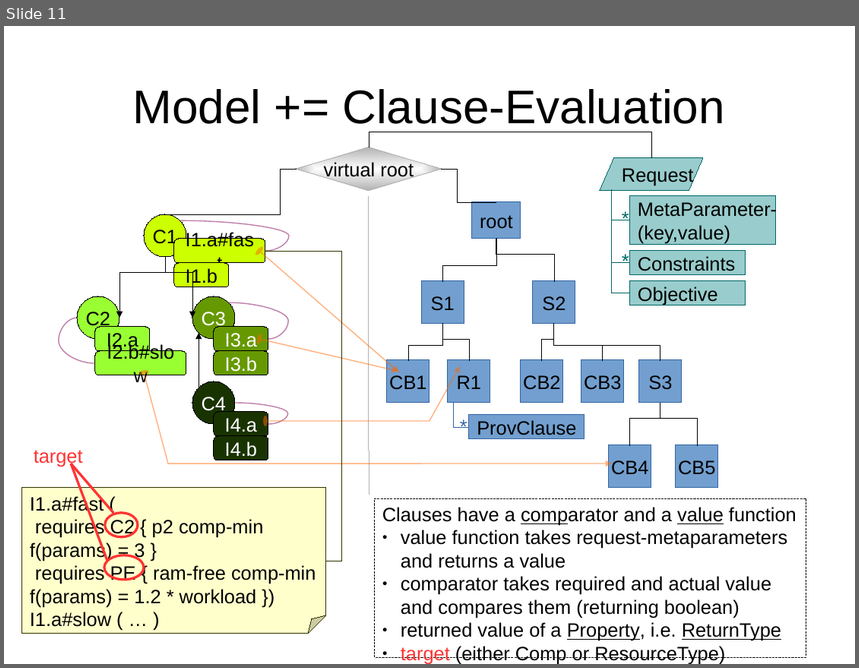
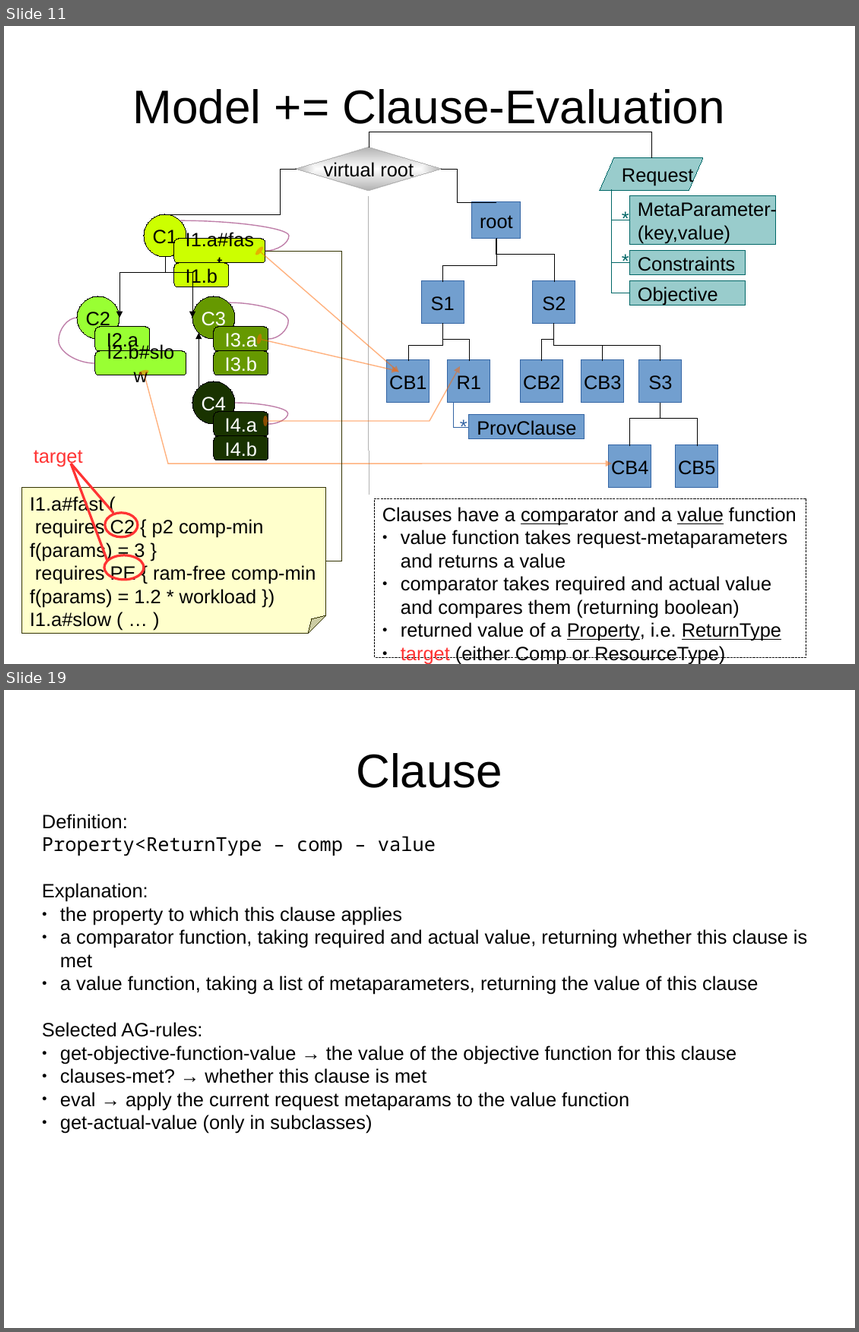
Before and after one commit to rene-schoene/racr-mquat, a slide deck: doc/the-model.odp. Shown one above the other, each under a label of ours: slide 11 before the commit, slides 11 and 19 after it; the slides between them are not shown. The pictures are 859x668 and 859x1332 pixels, drawn with LibreOffice and Linux fonts; fonts in the diff are those of the drawing. Boxes give left, top, right and bottom in pixels: in the first picture for what was removed or moved away, otherwise in the second. Text is boxed around its words. In the diff, an @@ line names an element or a change of style, - is before the commit and + after.

Commit message:
Begin with detailed docu of AST rules.

```diff
--- a/doc/the-model.odp
+++ b/doc/the-model.odp
@@ slide 19 added at [4, 690, 855, 1328], background #FFFFFF @@
@@ title added at [356, 753, 503, 788], 44 pt, text #000000 @@
+Clause
@@ text added at [42, 814, 807, 1129], 18 pt, text #000000 @@
+Definition:
+Property<ReturnType – comp – value
+Explanation:
+● the property to which this clause applies
+● a comparator function, taking required and actual value, returning whether this clause is met
+● a value function, taking a list of metaparameters, returning the value of this clause
+Selected AG-rules:
+● get-objective-function-value → the value of the objective function for this clause
+● clauses-met? → whether this clause is met
+● eval → apply the current request metaparams to the value function
+● get-actual-value (only in subclasses)
```
Also in this commit, not shown: 15 other slides added, 1 other file.
